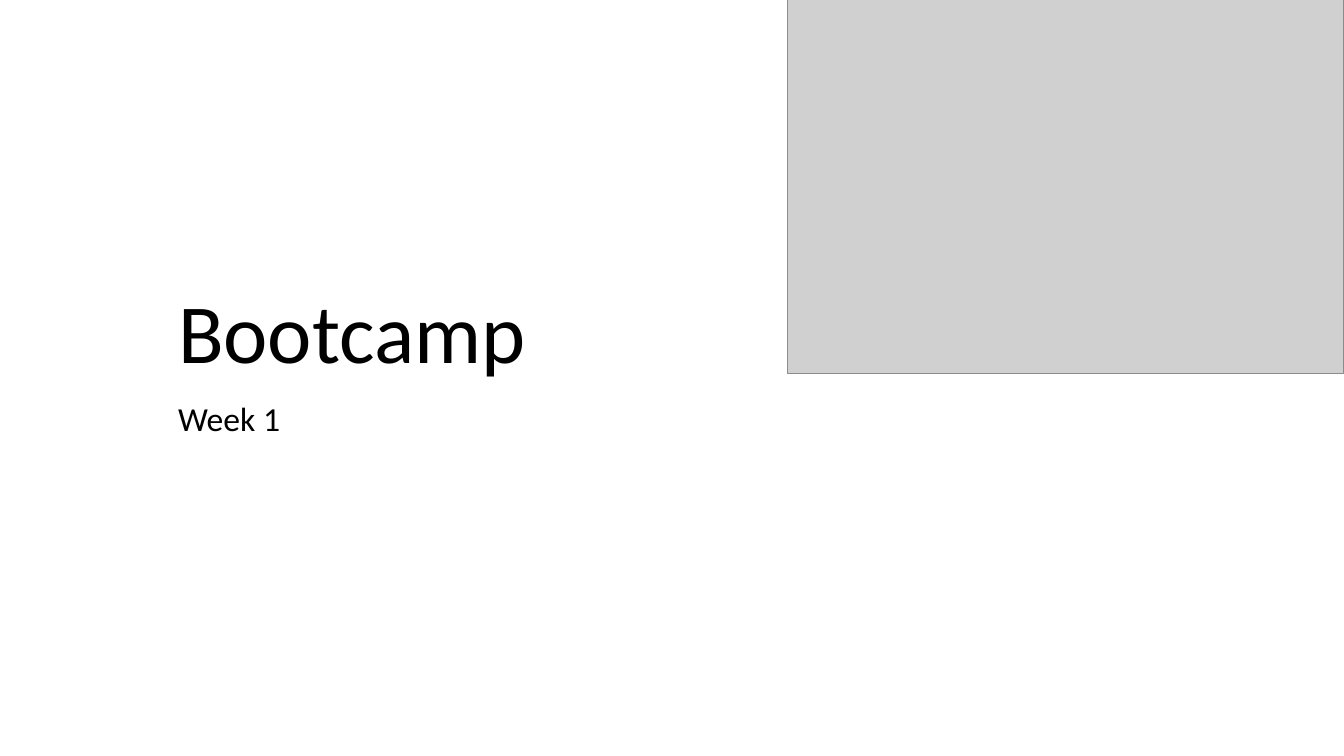
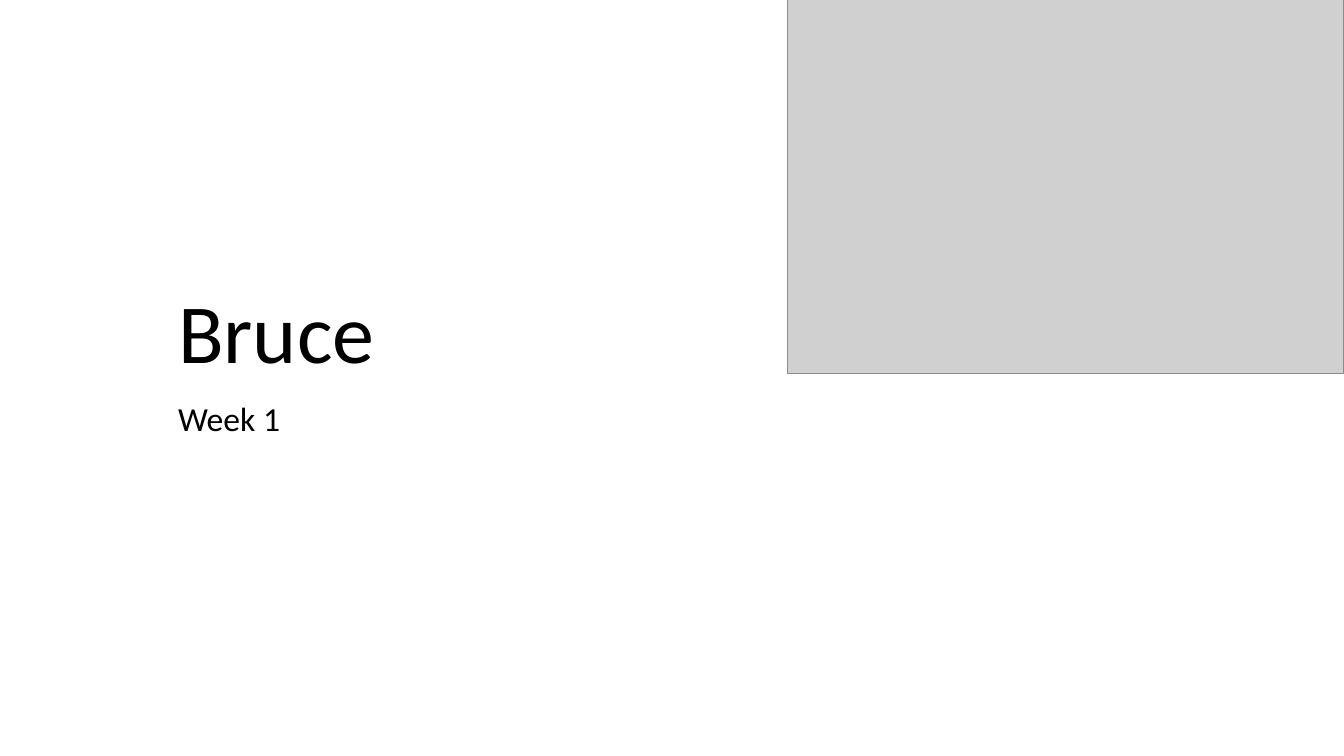
Before and after one commit to ryu9827/bootcamp-slices, a slide deck: slide 1 of Presentation-Bruce.pptx. Drawn at 1344x756 pixels with LibreOffice and Linux fonts; fonts in the diff are those of the drawing; grey boxes stand for pictures. Boxes give left, top, right and bottom in pixels: in the first picture for what was removed or moved away, otherwise in the second. Text is boxed around its words. In the diff, an @@ line names an element or a change of style, - is before the commit and + after.

```diff
--- a/Presentation-Bruce.pptx
+++ b/Presentation-Bruce.pptx
@@ title at (x1=178, y1=309, x2=374, y2=364): text changed @@
-Bootcamp
+Bruce
```
Also in this commit, not shown: 5 other slides changed, 9 slides added.
